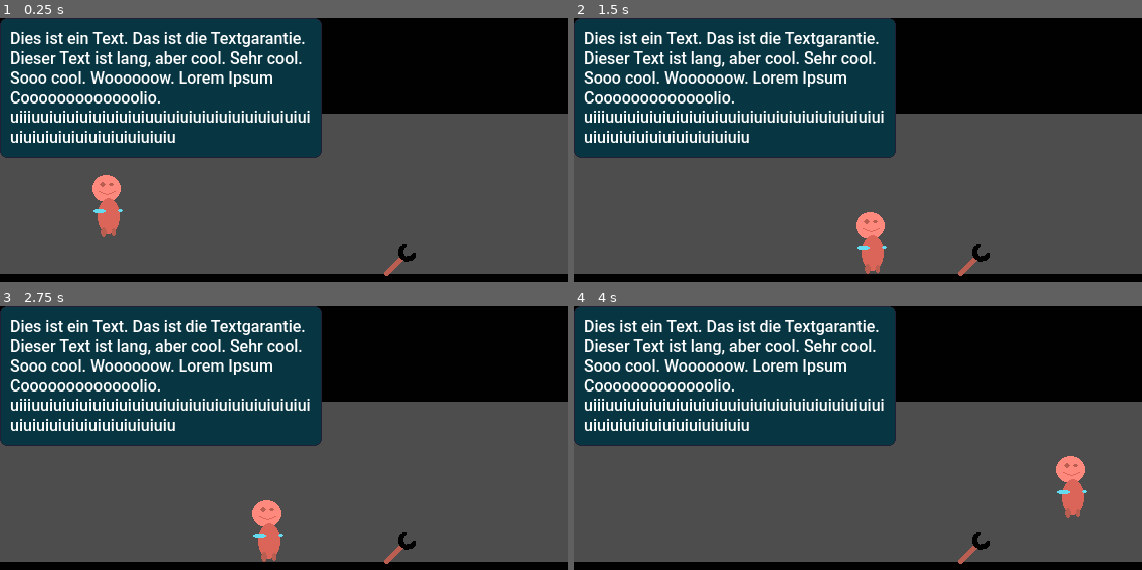
Above: before the commit, frames 1-4 (two rows, left to right).
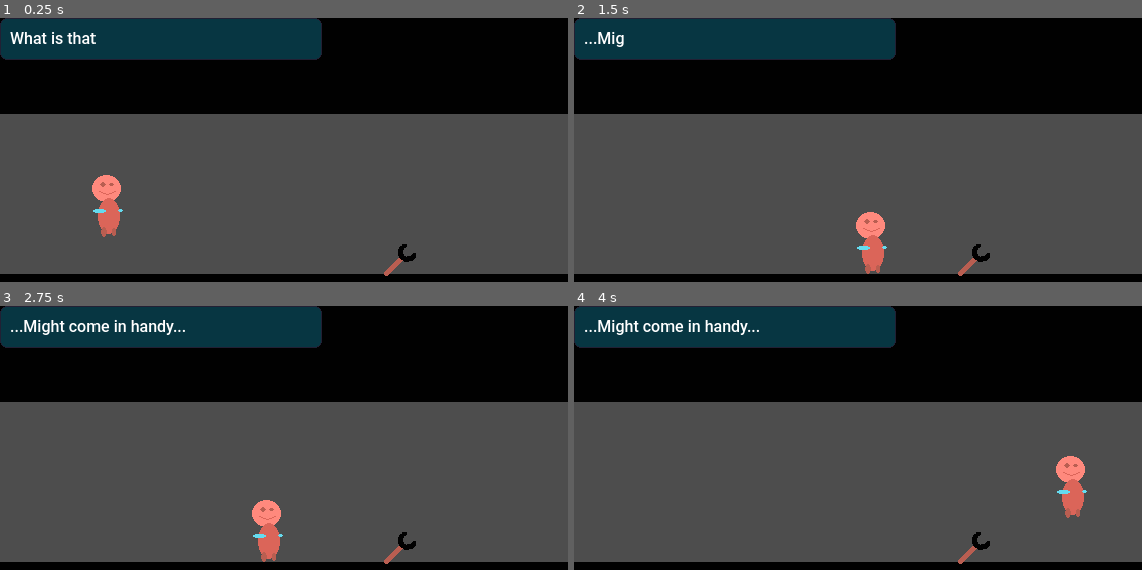
Above: after the commit, the same moments.

Repository: panorb/ludum-dare-58
Game: Godot game, scene res://game/game.tscn
Two runs of this game, one before a commit and one after it. Both use one fixed random seed, a clock stepped at 60 frames per second and the inputs below.
Inputs:
- Up to frame 1 (0.25 s): no input
- Up to frame 2 (1.5 s): hold Right (move_right) from 0.53 s (still down); tap W (interact) at 0.6, 1.35 s; tap Space (jump) at 0.77 s
- Up to frame 3 (2.75 s): tap Space (jump) at 1.52 s; release Right (move_right) at 2.03 s; hold Left (move_left) from 2.03 s (still down); tap W (interact) at 2.1 s
- Up to frame 4 (4 s): release Left (move_left) at 2.78 s; hold Right (move_right) from 2.78 s (still down); tap W (interact) at 2.85, 3.6 s; tap Space (jump) at 3.02, 3.77 s

The runs differ from the first frame. In frame 1, 23% of the frame differs, in the area x 0-57%, y 5-54%; in frame 2, 23%; in frame 3, 23%; in frame 4, 23%.

Commit message:
Load dialog scripts & Handle 'speech' type instructions

Diff:
--- /dev/null
+++ b/godot/dialog/dialog.gd
@@ -0,0 +1,55 @@
+extends Control
+
+@export_dir var dialog_script_dir : String = "res://dialog/scripts"
+var dialog_scripts : Dictionary
+
+func _ready() -> void:
+	# get_tree().create_timer(0.3).timeout.connect(_on_timer_timeout)
+	var script_files := DirAccess.get_files_at(dialog_script_dir)
+	for script_file in script_files:
+		var script_text = FileAccess.get_file_as_string(dialog_script_dir + "/" + script_file)
+		var script_json = JSON.parse_string(script_text)
+		dialog_scripts[script_file.get_basename()] = script_json
+
+	print(dialog_scripts)
+	start_dialog("wrench_pickup")
+
+var active_dialog_name : String = ""
+var cur_line := 0
+
+func start_dialog(dialog_name):
+	assert(dialog_name in dialog_scripts)
+	cur_line = 0
+
+	active_dialog_name = dialog_name
+	execute_line()
+
+func execute_line():
+	var active_dialog = dialog_scripts[active_dialog_name]
+	var current_instruction = active_dialog[cur_line]
+
+	var instruction_type = current_instruction["type"]
+
+	match instruction_type:
+		"speech":
+			# TODO: Handle speaker, so that "people"/objects other than the player can speak
+			var bubble_text = current_instruction["text"]
+			$SpeechBubble.text = bubble_text
+		_:
+			print("Dialog encountered unknown type: '{}'".format(instruction_type))
+
+func advance_dialog():
+	cur_line += 1
+
+	if cur_line < len(dialog_scripts[active_dialog_name]):
+		execute_line()
+	else:
+		active_dialog_name = ""
+		cur_line = 0
+
+func _process(delta: float) -> void:
+	if active_dialog_name != "" and Input.is_action_just_pressed("interact"):
+		advance_dialog()
+
+#func _on_timer_timeout() -> void:
+#	$SpeechBubble.text = "Hallo. Das ist ein neuer sehr sehr coolor Text der nie zuvor da war. Wow. Schau ihn dir da hin. Da läuft er. Und gleich ist er vorbei. Jetzt ist er vorbei. Wow."
--- a/godot/dialog/dialog.tscn
+++ b/godot/dialog/dialog.tscn
@@ -1,7 +1,8 @@
-[gd_scene load_steps=3 format=3 uid="uid://bx3ce4kmcia3k"]
+[gd_scene load_steps=4 format=3 uid="uid://bx3ce4kmcia3k"]
 
 [ext_resource type="PackedScene" uid="uid://07cnxpbwlf1g" path="res://dialog/speech_bubble.tscn" id="1_ss5st"]
 [ext_resource type="Theme" uid="uid://bka84wch1et7p" path="res://ui/ui_theme.tres" id="1_wddsb"]
+[ext_resource type="Script" uid="uid://drndg7bsi8ahf" path="res://dialog/dialog.gd" id="2_v0ldd"]
 
 [node name="Dialog" type="Control"]
 layout_mode = 3
@@ -12,6 +13,7 @@
 size_flags_horizontal = 3
 size_flags_vertical = 3
 theme = ExtResource("1_wddsb")
+script = ExtResource("2_v0ldd")
 
 [node name="SpeechBubble" parent="." instance=ExtResource("1_ss5st")]
 layout_mode = 0
--- /dev/null
+++ b/godot/dialog/scripts/wrench_pickup.json
@@ -0,0 +1,25 @@
+[
+    {
+        "type": "speech",
+        "speaker": "player",
+        "text": "What is that?"
+    },
+    {
+        "type": "speech",
+        "speaker": "player",
+        "text": "...A wrench?"
+    },
+    {
+        "type": "speech",
+        "speaker": "player",
+        "text": "...Might come in handy..."
+    },
+    {
+        "type": "player_animation",
+        "animation": "pickup"
+    },
+    {
+        "type": "item_pickup",
+        "item": "wrench"
+    }
+]
--- a/godot/dialog/speech_bubble.gd
+++ b/godot/dialog/speech_bubble.gd
@@ -1,8 +1,16 @@
 class_name SpeechBubble
-extends NinePatchRect
+extends Control
+
+var tween : Tween
 
 var text : String = "" :
 	set(value):
-		text = value
+		if tween:
+			tween.kill()
+
+		tween = create_tween()
+		tween.tween_property(%RichTextLabel, "visible_ratio", 1.0, len(value) * 0.02).from(0.0)
+		tween.play()
+		%RichTextLabel.text = value
 	get:
-		return text
+		return %RichTextLabel.text
--- a/godot/dialog/speech_bubble.tscn
+++ b/godot/dialog/speech_bubble.tscn
@@ -12,6 +12,7 @@
 theme_override_constants/margin_top = 0
 theme_override_constants/margin_right = 0
 theme_override_constants/margin_bottom = 0
+script = ExtResource("2_t6kga")
 
 [node name="NinePatchRect" type="NinePatchRect" parent="."]
 layout_mode = 2
@@ -20,12 +21,12 @@
 patch_margin_top = 8
 patch_margin_right = 8
 patch_margin_bottom = 8
-script = ExtResource("2_t6kga")
 
 [node name="TextPadding" type="MarginContainer" parent="."]
 layout_mode = 2
 
 [node name="RichTextLabel" type="RichTextLabel" parent="TextPadding"]
+unique_name_in_owner = true
 custom_minimum_size = Vector2(300, 0)
 layout_mode = 2
 text = "Dies ist ein Text. Das ist die Textgarantie. Dieser Text ist lang, aber cool. Sehr cool. Sooo cool. Woooooow. Lorem Ipsum Cooooooooooooolio. uiiiuuiuiuiuiuiuiuiuiuuiuiuiuiuiuiuiuiuiuiuiuiuiuiuiuiuiuiuiuiuiuiuiuiu"
Not shown, added: godot/dialog/dialog.gd.uid
